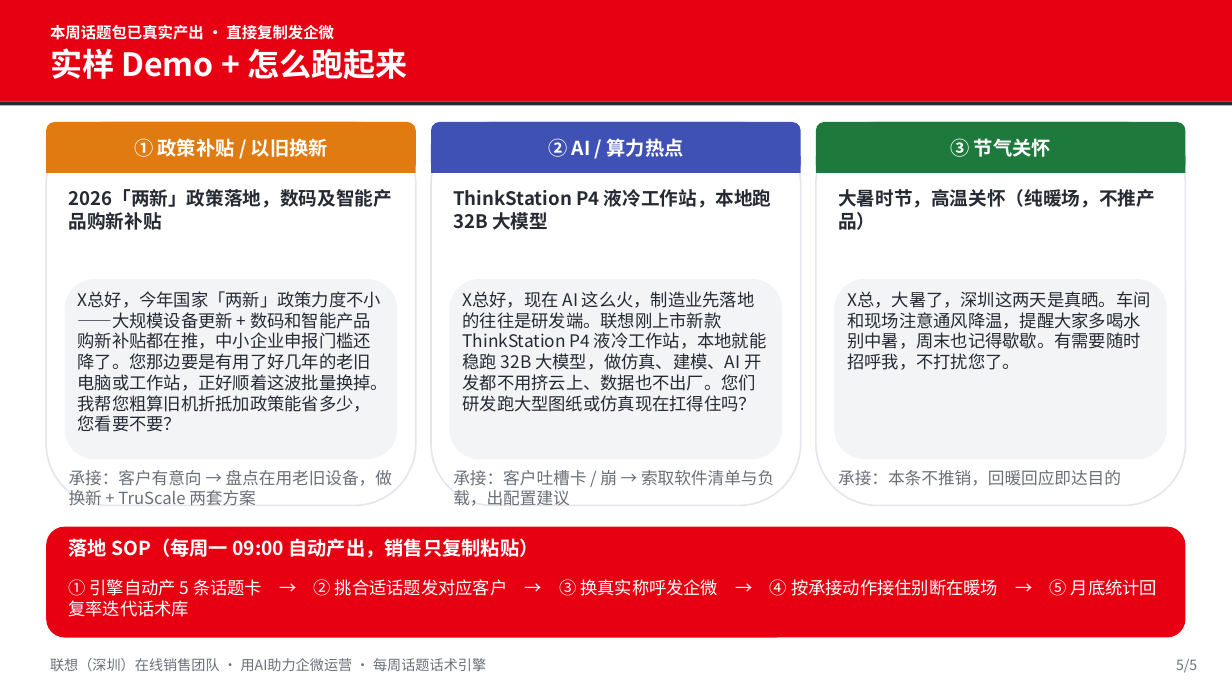
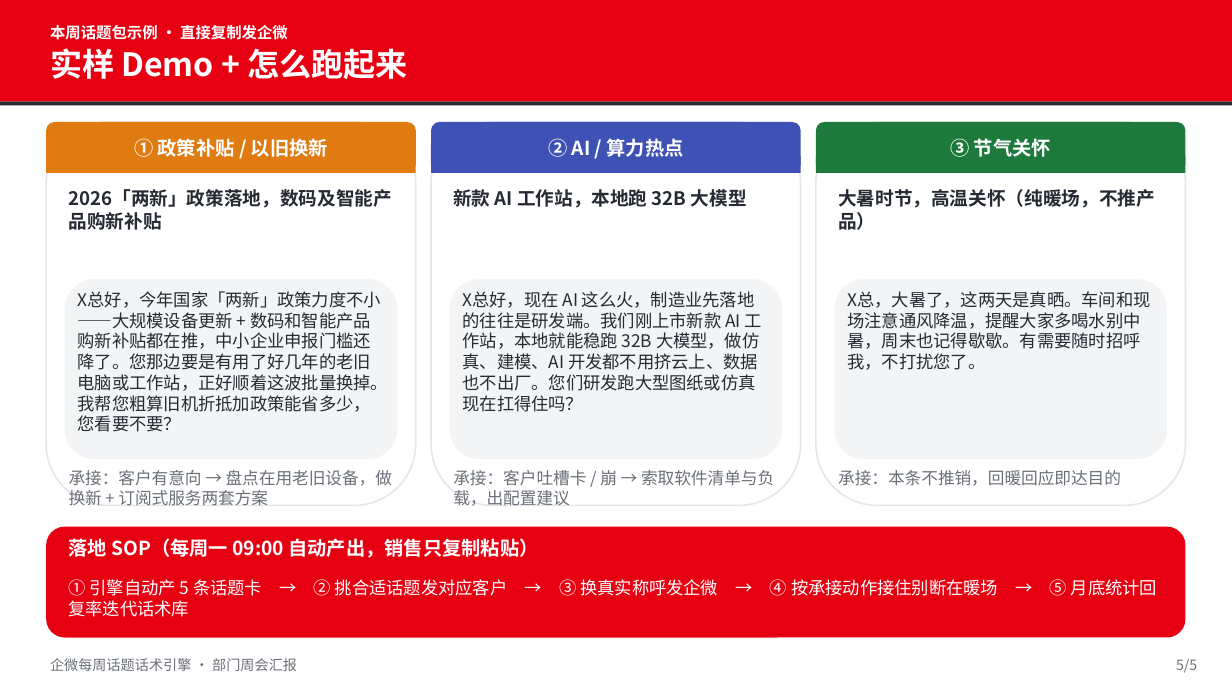
Before and after one commit to yhllynn2-create/yhllynn-ai-portfolio, a slide deck: slide 5 of 销售企微运营/示例/企微话题引擎_周会汇报.pptx. Drawn at 1232x693 pixels with LibreOffice and Linux fonts; fonts in the diff are those of the drawing. Boxes give left, top, right and bottom in pixels: in the first picture for what was removed or moved away, otherwise in the second. Text is boxed around its words. In the diff, an @@ line names an element or a change of style, - is before the commit and + after.

Commit message:
refactor(销售企微运营): 全面去联想化，改为通用版适用于任意行业企微运营
- SKILL 改名 wecom-weekly-topics，去品牌/产品(ThinkPad/ThinkStation/TruScale/问天/昭阳)
- 话术库/输出模板/话题历史去联想衔接点，改为'公司衔接点'通用框架
- 示例话题包与落地方案改为制造业 B2B 通用示例(脱敏,去联想URL)
- 子项目README部署命令改为 wecom-weekly-topics
- 重新生成通用版 PPT(脚本 scripts/build_ppt.py)
- 每日拓客(如联想)示例表述匿名化;根README/LICENSE 去联想×深圳表述
- 注：本地 ~/.workbuddy/skills/lenovo-wecom-weekly-topics 联想专属skill 不受影响

```diff
--- a/销售企微运营/示例/企微话题引擎_周会汇报.pptx
+++ b/销售企微运营/示例/企微话题引擎_周会汇报.pptx
@@ text at (50,25,288,40): text changed @@
-本周话题包已真实产出 · 直接复制发企微
+本周话题包示例 · 直接复制发企微
@@ text at (453,189,747,208): text changed @@
-ThinkStation P4 液冷工作站，本地跑 32B 大模型
+新款 AI 工作站，本地跑 32B 大模型
@@ text at (463,291,762,412): text changed @@
-X总好，现在 AI 这么火，制造业先落地的往往是研发端。联想刚上市新款 ThinkStation P4 液冷工作站，本地就能稳跑 32B 大模型，做仿真、建模、AI 开发都不用挤云上、数据也不出厂。您们研发跑大型图纸或仿真现在扛得住吗？
+X总好，现在 AI 这么火，制造业先落地的往往是研发端。我们刚上市新款 AI 工作站，本地就能稳跑 32B 大模型，做仿真、建模、AI 开发都不用挤云上、数据也不出厂。您们研发跑大型图纸或仿真现在扛得住吗？
@@ text at (847,291,1150,370): text changed @@
-X总，大暑了，深圳这两天是真晒。车间和现场注意通风降温，提醒大家多喝水别中暑，周末也记得歇歇。有需要随时招呼我，不打扰您了。
+X总，大暑了，这两天是真晒。车间和现场注意通风降温，提醒大家多喝水别中暑，周末也记得歇歇。有需要随时招呼我，不打扰您了。
@@ text at (69,470,392,506): text changed @@
-承接：客户有意向 → 盘点在用老旧设备，做换新 + TruScale 两套方案
+承接：客户有意向 → 盘点在用老旧设备，做换新 + 订阅式服务两套方案
@@ text at (50,658,297,671): text changed @@
-联想（深圳）在线销售团队 · 用AI助力企微运营 · 每周话题话术引擎
+企微每周话题话术引擎 · 部门周会汇报
```
Also in this commit, not shown: 4 other slides changed, 13 other files.
